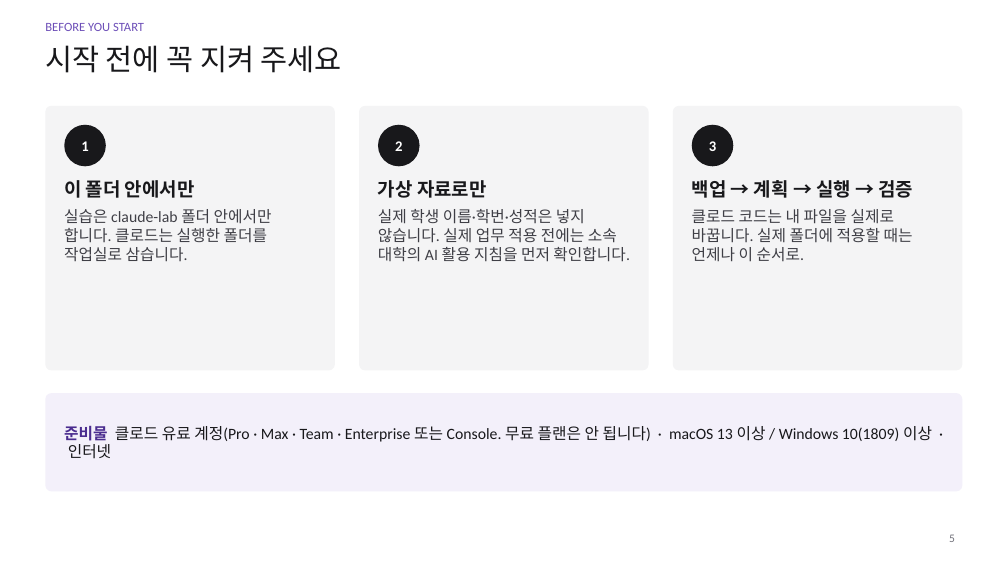
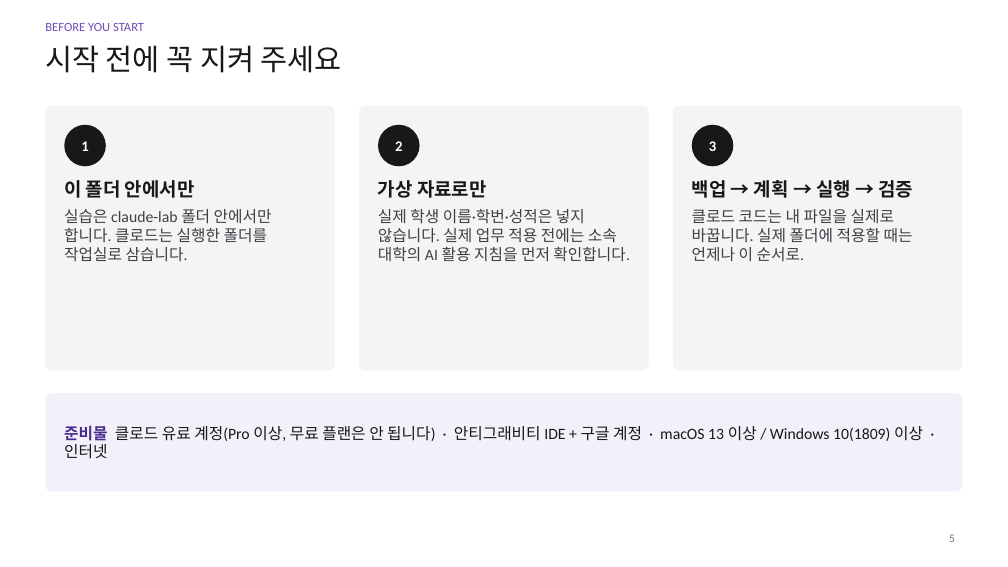
Before and after one commit to philosophyAIEDU/261107philosophy2, a slide deck: slide 5 of instructor/slides/클로드코드_실습실_진행슬라이드.pptx. Drawn at 1008x567 pixels with LibreOffice and Linux fonts; fonts in the diff are those of the drawing. Boxes give left, top, right and bottom in pixels: in the first picture for what was removed or moved away, otherwise in the second. Text is boxed around its words. In the diff, an @@ line names an element or a change of style, - is before the commit and + after.

```diff
--- a/instructor/slides/클로드코드_실습실_진행슬라이드.pptx
+++ b/instructor/slides/클로드코드_실습실_진행슬라이드.pptx
@@ text at [64, 426, 923, 459]: text changed @@
-준비물 클로드 유료 계정(Pro · Max · Team · Enterprise 또는 Console. 무료 플랜은 안 됩니다) · macOS 13 이상 / Windows 10(1809) 이상 · 인터넷
+준비물 클로드 유료 계정(Pro 이상, 무료 플랜은 안 됩니다) · 안티그래비티 IDE + 구글 계정 · macOS 13 이상 / Windows 10(1809) 이상 · 인터넷
```
Also in this commit, not shown: 4 other slides changed, 12 slides added, 2 slides removed.
